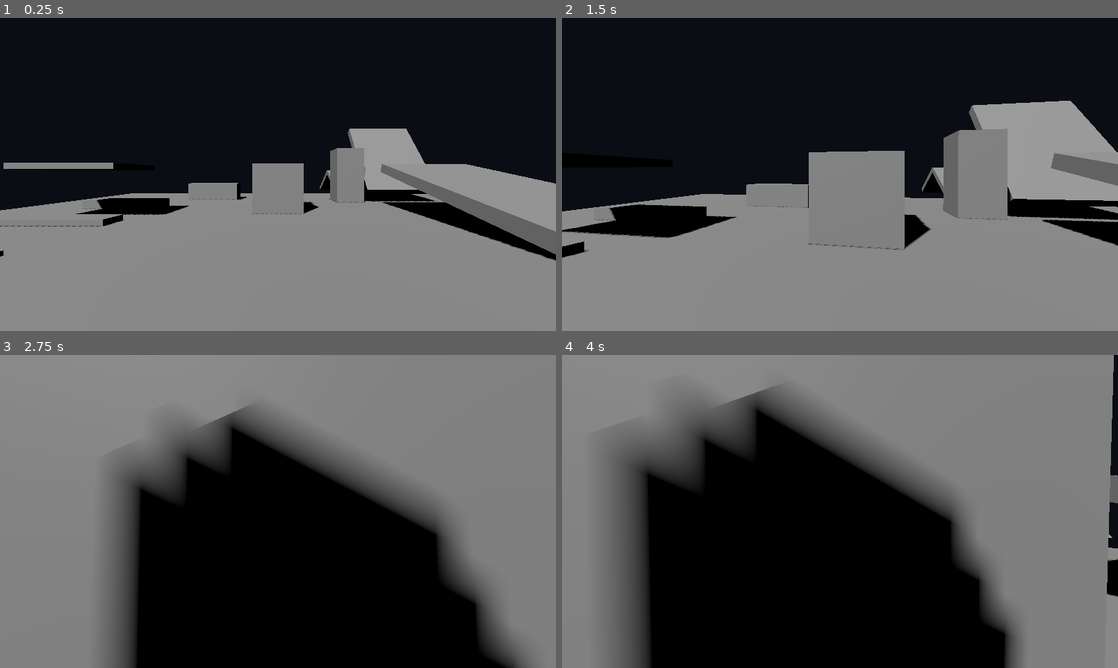
Above: before the commit, frames 1-4 (two rows, left to right).
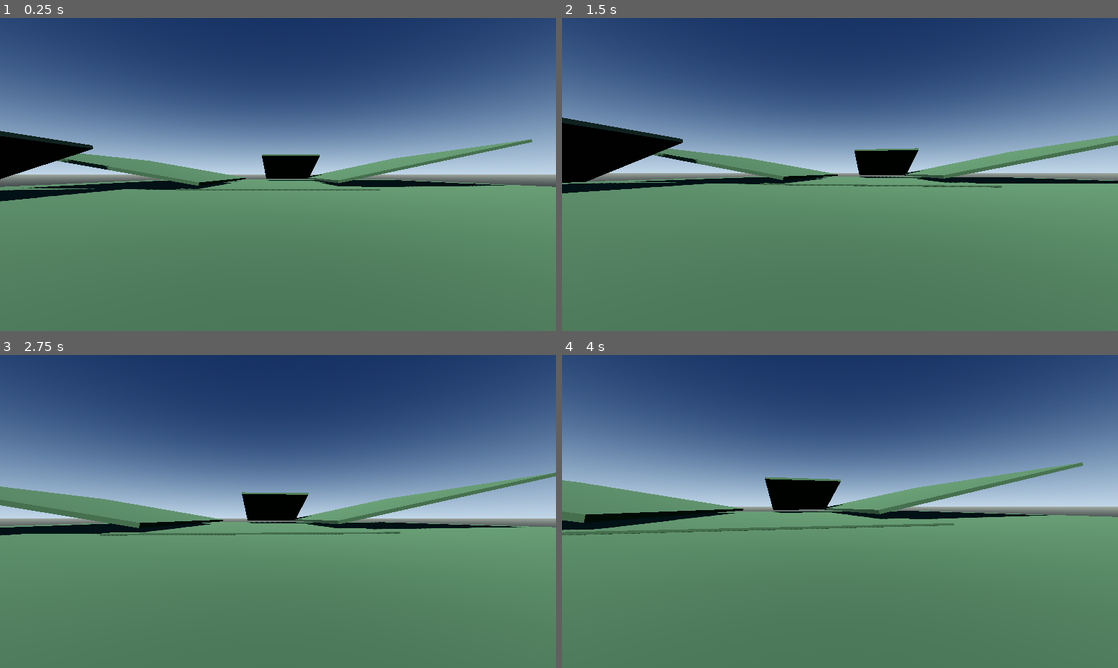
Above: after the commit, the same moments.

Repository: kansation/Space-Exploring-Game
Game: Godot game, scene res://scenes/landscape.tscn
Same seed, same stepped clock (60 frames per second), same inputs: the game is played once before the commit and once after it. Before the commit the project starts from res://scenes/main.tscn.
Inputs (mouse positions are in pixels of both pictures, inside the frame that each line leads up to):
- Up to frame 1 (0.25 s): no input
- Up to frame 2 (1.5 s): tap Enter at 0.5 s; move the mouse to (867, 174) at 0.52 s; hold W (move_forward) from 0.53 s (still down); click (867, 174) at 0.67 s; move the mouse to (812, 174) at 1.27 s
- Up to frame 3 (2.75 s): keep holding W (move_forward); move the mouse to (289, 505) at 2.02 s
- Up to frame 4 (4 s): keep holding W (move_forward); move the mouse to (834, 517) at 2.77 s; click (834, 517) at 2.92 s; move the mouse to (878, 514) at 3.52 s

The runs differ from the first frame. In frame 1, 97% of the frame differs, in the area x 0-100%, y 0-100%; in frame 2, 96%; in frame 3, 98%; in frame 4, 98%.

Commit message:
Add fixed landscape scale prototype

Diff:
--- a/game/project.godot
+++ b/game/project.godot
@@ -11,7 +11,7 @@
 [application]
 
 config/name="Space Exploration Game"
-run/main_scene="res://scenes/main.tscn"
+run/main_scene="res://scenes/landscape.tscn"
 config/features=PackedStringArray("4.7")
 
 [display]
--- /dev/null
+++ b/game/scenes/landscape.tscn
@@ -0,0 +1,125 @@
+[gd_scene load_steps=16 format=3]
+
+[ext_resource type="PackedScene" path="res://scenes/player.tscn" id="1_player"]
+
+[sub_resource type="ProceduralSkyMaterial" id="ProceduralSkyMaterial_landscape"]
+sky_top_color = Color(0.08, 0.16, 0.3, 1)
+sky_horizon_color = Color(0.62, 0.72, 0.82, 1)
+ground_bottom_color = Color(0.08, 0.1, 0.12, 1)
+ground_horizon_color = Color(0.5, 0.53, 0.5, 1)
+sun_angle_max = 18.0
+
+[sub_resource type="Sky" id="Sky_landscape"]
+sky_material = SubResource("ProceduralSkyMaterial_landscape")
+
+[sub_resource type="Environment" id="Environment_landscape"]
+background_mode = 2
+sky = SubResource("Sky_landscape")
+ambient_light_source = 3
+ambient_light_color = Color(0.55, 0.62, 0.78, 1)
+ambient_light_energy = 0.65
+tonemap_mode = 2
+
+[sub_resource type="StandardMaterial3D" id="Material_ground"]
+albedo_color = Color(0.22, 0.32, 0.2, 1)
+roughness = 1.0
+
+[sub_resource type="BoxMesh" id="Mesh_ground"]
+size = Vector3(100, 0.2, 100)
+material = SubResource("Material_ground")
+
+[sub_resource type="BoxShape3D" id="Shape_ground"]
+size = Vector3(100, 0.2, 100)
+
+[sub_resource type="BoxMesh" id="Mesh_hill_gentle"]
+size = Vector3(34, 0.5, 42)
+material = SubResource("Material_ground")
+
+[sub_resource type="BoxShape3D" id="Shape_hill_gentle"]
+size = Vector3(34, 0.5, 42)
+
+[sub_resource type="BoxMesh" id="Mesh_hill_steep"]
+size = Vector3(18, 0.5, 24)
+material = SubResource("Material_ground")
+
+[sub_resource type="BoxShape3D" id="Shape_hill_steep"]
+size = Vector3(18, 0.5, 24)
+
+[sub_resource type="BoxMesh" id="Mesh_valley"]
+size = Vector3(28, 0.2, 36)
+material = SubResource("Material_ground")
+
+[sub_resource type="BoxShape3D" id="Shape_valley"]
+size = Vector3(28, 0.2, 36)
+
+[node name="Landscape" type="Node3D"]
+
+[node name="WorldEnvironment" type="WorldEnvironment" parent="."]
+environment = SubResource("Environment_landscape")
+
+[node name="Sun" type="DirectionalLight3D" parent="."]
+rotation_degrees = Vector3(-48, -28, 0)
+light_energy = 1.1
+shadow_enabled = true
+
+[node name="Ground" type="StaticBody3D" parent="."]
+
+[node name="Mesh" type="MeshInstance3D" parent="Ground"]
+position = Vector3(0, -0.1, 0)
+mesh = SubResource("Mesh_ground")
+
+[node name="CollisionShape3D" type="CollisionShape3D" parent="Ground"]
+position = Vector3(0, -0.1, 0)
+shape = SubResource("Shape_ground")
+
+[node name="ValleyFloor" type="StaticBody3D" parent="."]
+position = Vector3(0, 0.08, -8)
+
+[node name="Mesh" type="MeshInstance3D" parent="ValleyFloor"]
+mesh = SubResource("Mesh_valley")
+
+[node name="CollisionShape3D" type="CollisionShape3D" parent="ValleyFloor"]
+shape = SubResource("Shape_valley")
+
+[node name="WestHill" type="StaticBody3D" parent="."]
+position = Vector3(-28, 3.8, -12)
+rotation_degrees = Vector3(0, 0, -10)
+
+[node name="Mesh" type="MeshInstance3D" parent="WestHill"]
+mesh = SubResource("Mesh_hill_gentle")
+
+[node name="CollisionShape3D" type="CollisionShape3D" parent="WestHill"]
+shape = SubResource("Shape_hill_gentle")
+
+[node name="EastHill" type="StaticBody3D" parent="."]
+position = Vector3(27, 4.5, -18)
+rotation_degrees = Vector3(0, 0, 12)
+
+[node name="Mesh" type="MeshInstance3D" parent="EastHill"]
+mesh = SubResource("Mesh_hill_gentle")
+
+[node name="CollisionShape3D" type="CollisionShape3D" parent="EastHill"]
+shape = SubResource("Shape_hill_gentle")
+
+[node name="NorthSlope" type="StaticBody3D" parent="."]
+position = Vector3(4, 4.5, -37)
+rotation_degrees = Vector3(-18, 0, 0)
+
+[node name="Mesh" type="MeshInstance3D" parent="NorthSlope"]
+mesh = SubResource("Mesh_hill_steep")
+
+[node name="CollisionShape3D" type="CollisionShape3D" parent="NorthSlope"]
+shape = SubResource("Shape_hill_steep")
+
+[node name="SouthSlope" type="StaticBody3D" parent="."]
+position = Vector3(-34, 3.2, 22)
+rotation_degrees = Vector3(0, 0, 18)
+
+[node name="Mesh" type="MeshInstance3D" parent="SouthSlope"]
+mesh = SubResource("Mesh_hill_steep")
+
+[node name="CollisionShape3D" type="CollisionShape3D" parent="SouthSlope"]
+shape = SubResource("Shape_hill_steep")
+
+[node name="Player" parent="." instance=ExtResource("1_player")]
+position = Vector3(0, 1.0, 38)
Not shown, changed: docs/Technical-Production-Plan.md
